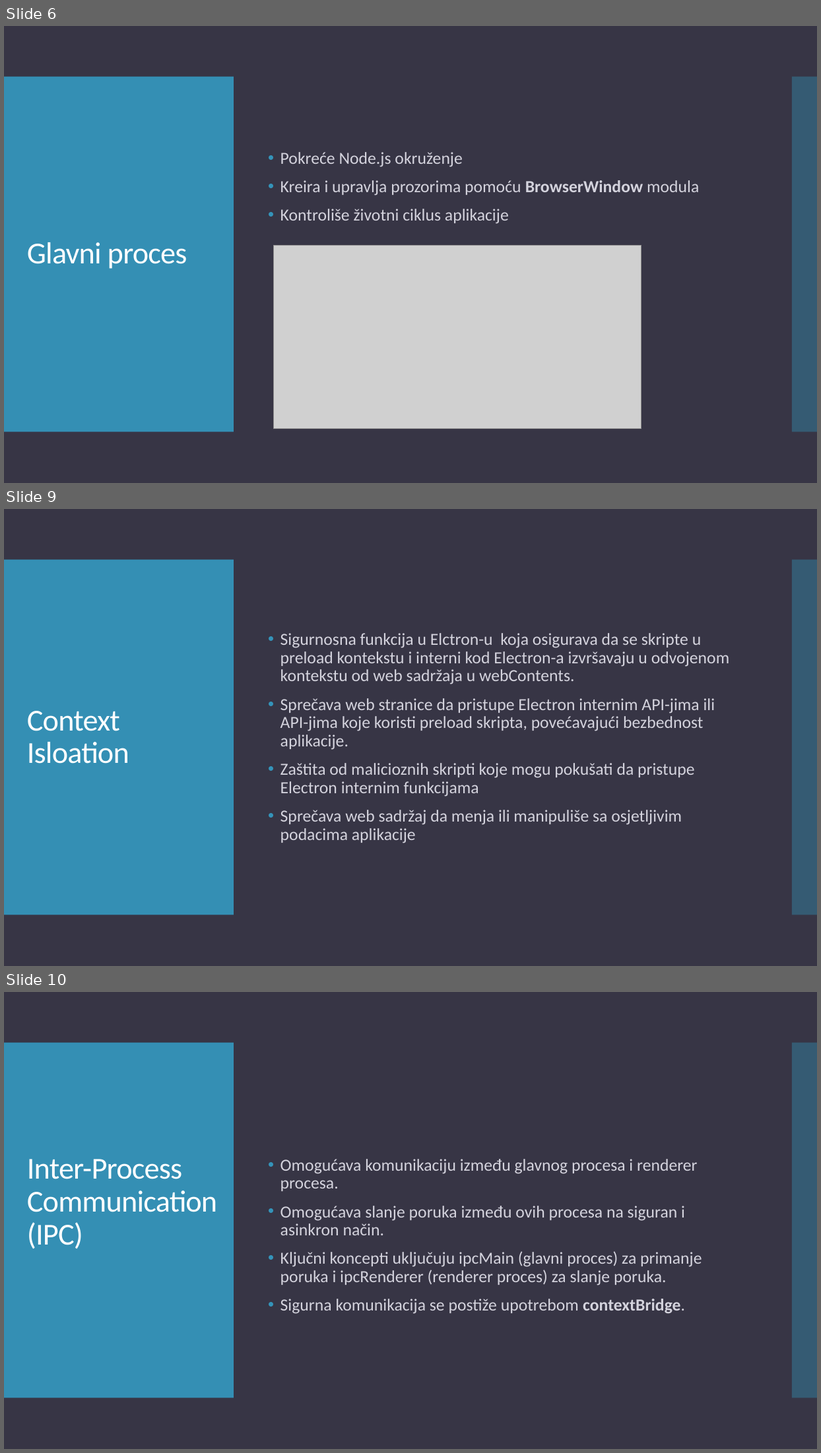
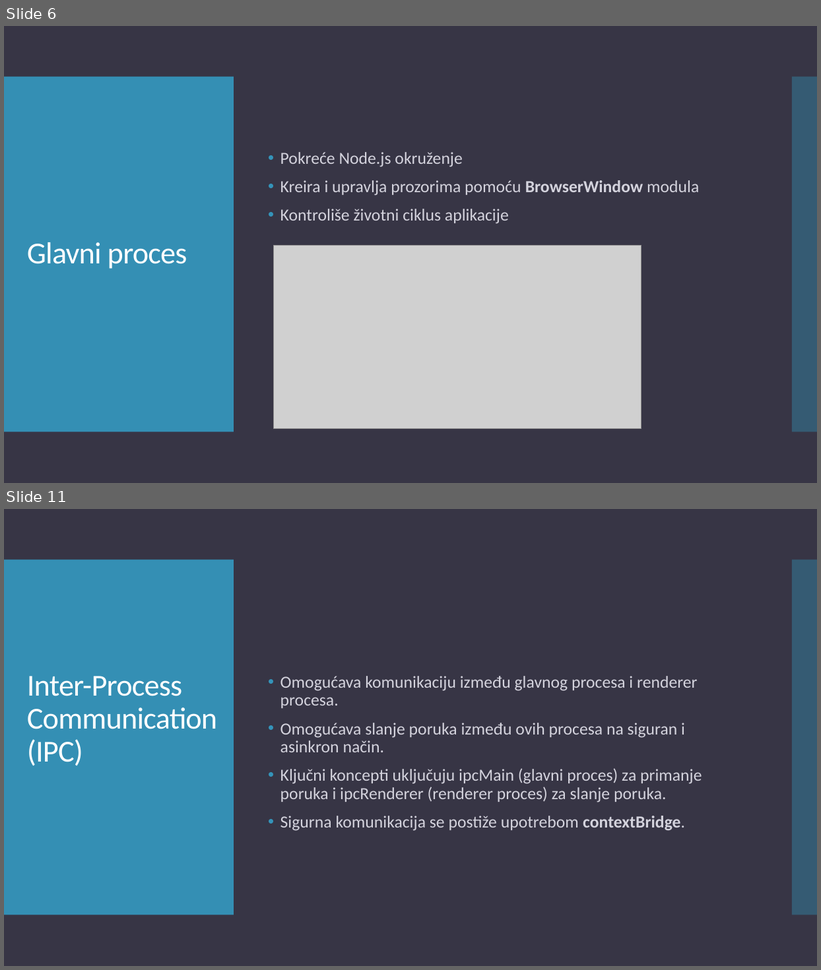
Before and after one commit to teodora18040cvetkovic/electron_react, a slide deck: Electron.pptx. Shown one above the other, each under a label of ours: slides 6, 9 and 10 before the commit, slides 6 and 11 after it; the slides between them are not shown. The pictures are 821x1453 and 821x970 pixels, drawn with LibreOffice and Linux fonts; fonts in the diff are those of the drawing; grey boxes stand for pictures. Boxes give left, top, right and bottom in pixels: in the first picture for what was removed or moved away, otherwise in the second. Text is boxed around its words. In the diff, an @@ line names an element or a change of style, - is before the commit and + after.

```diff
--- a/Electron.pptx
+++ b/Electron.pptx
@@ slide 9 removed at <box>4,509,817,966</box>, background #373545; not listed: 2 template elements that a slide beside it also shows @@
@@ text removed at <box>281,633,729,844</box> @@
-• Sigurnosna funkcija u Elctron-u koja osigurava da se skripte u preload kontekstu i interni kod Electron-a izvršavaju u odvojenom kontekstu od web sadržaja u webContents.
-• Sprečava web stranice da pristupe Electron internim API-jima ili API-jima koje koristi preload skripta, povećavajući bezbednost aplikacije.
-• Zaštita od malicioznih skripti koje mogu pokušati da pristupe Electron internim funkcijama
-• Sprečava web sadržaj da menja ili manipuliše sa osjetljivim podacima aplikacije
@@ title removed at <box>27,711,129,764</box> @@
-Context Isloation
@@ what was slide 10 is now slide 11 @@
```
Also in this commit, not shown: 1 slide changed, 2 slides added.
